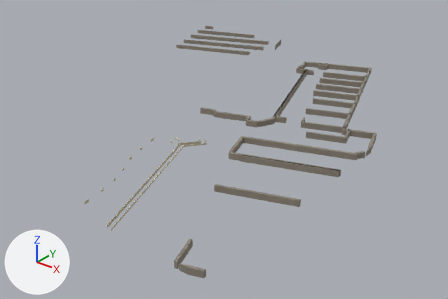
A saved change to the glTF model gibraltar/data/build/tiles/T_W2_N1/walls.glb.
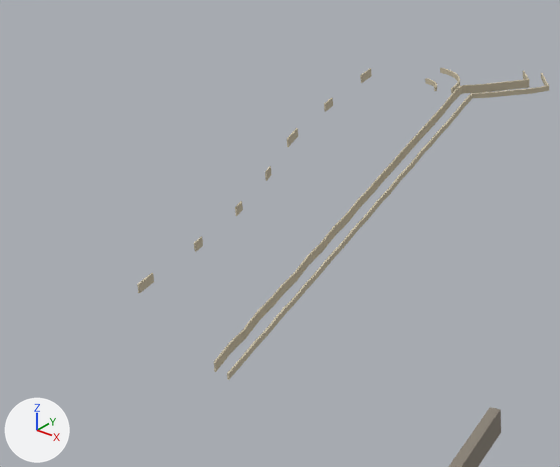
Old and new are each drawn whole from a 50 mm camera at (723.0, -253.0, 257.0) aimed at (325.0, 244.0, -51.0) and again close up on the part from 10% to 47% of the width and 39% to 86% of the height. Arrows for +X, +Y and +Z are at lower left; the lights stay in place. The older version's two pictures come first. Vertices at exactly the same position are counted once.

Names of what the first close-up shows: 'T_W2_N1_walls'.
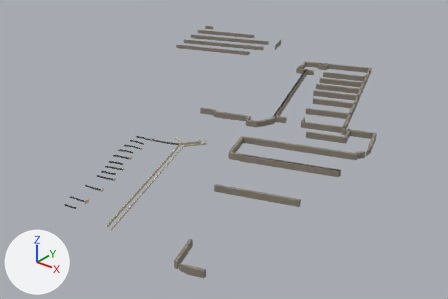
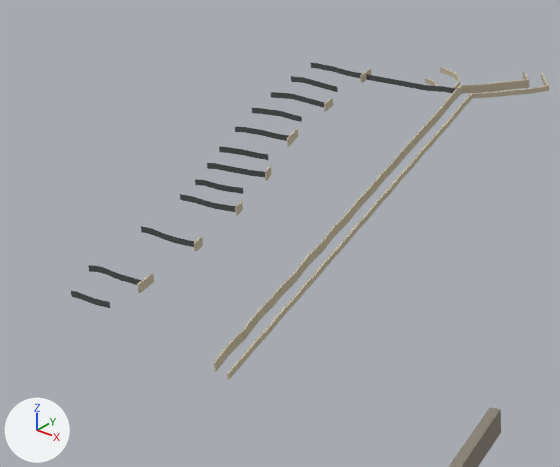
Location of each change, (x1, y1, x2, y2) in pixels of the close-ups (560 x 467 px):
'T_W2_N1_walls', reshaped: before (137, 68, 549, 467); after (71, 63, 549, 467)
part 1 of me_t_w2_n1_walls, added: after (271, 92, 325, 107)
part 2 of me_t_w2_n1_walls, added: after (291, 76, 338, 92)
part 3 of me_t_w2_n1_walls, added: after (235, 127, 289, 141)
part 4 of me_t_w2_n1_walls, added: after (252, 108, 302, 122)
part 5 of me_t_w2_n1_walls, added: after (180, 194, 236, 212)
part 6 of me_t_w2_n1_walls, added: after (219, 147, 269, 160)
part 7 of me_t_w2_n1_walls, added: after (195, 179, 243, 194)
part 8 of me_t_w2_n1_walls, added: after (71, 291, 110, 308)
part 9 of me_t_w2_n1_walls, added: after (88, 163, 272, 291)
part 10 of me_t_w2_n1_walls, added: after (311, 63, 461, 98)

Diff of the bpy script that builds the scene:
```diff
--- a/gibraltar/data/build/tiles/T_W2_N1/walls.glb.py
+++ b/gibraltar/data/build/tiles/T_W2_N1/walls.glb.py
@@ me_t_w2_n1_walls @@
 # used by ob_t_w2_n1_walls; location = (0.0, 0.0, 0.0)
-me_t_w2_n1_walls.from_pydata(...)  # 5569 vertices, 8118 faces; spans x 85.0..500.0, y 0.0..500.0, z -4.0..4.0
+me_t_w2_n1_walls.from_pydata(...)  # 6170 vertices, 8914 faces; spans x 85.0..500.0, y 0.0..500.0, z -4.0..4.0
+# me_t_w2_n1_walls part 1: a new loose piece of 50 vertices spanning x 314.0..331.0, y 106.0..111.0, z 0.0..3.0, in mat_m_wall
+# me_t_w2_n1_walls part 2: a new loose piece of 46 vertices spanning x 311.0..326.0, y 116.0..121.0, z 0.0..3.0, in mat_m_wall
+# me_t_w2_n1_walls part 3: a new loose piece of 46 vertices spanning x 323.0..338.0, y 84.0..91.0, z 0.0..3.0, in mat_m_wall
+# me_t_w2_n1_walls part 4: a new loose piece of 44 vertices spanning x 317.0..332.0, y 96.0..101.0, z 1.0..3.0, in mat_m_wall
+# me_t_w2_n1_walls part 5: a new loose piece of 44 vertices spanning x 342.0..357.0, y 48.0..54.0, z 0.0..3.0, in mat_m_wall
+# me_t_w2_n1_walls part 6: a new loose piece of 38 vertices spanning x 329.0..341.0, y 73.0..79.0, z 0.0..3.0, in mat_m_wall
+# me_t_w2_n1_walls part 7: a new loose piece of 38 vertices spanning x 338.0..350.0, y 56.0..62.0, z 0.0..3.0, in mat_m_wall
+# me_t_w2_n1_walls part 8: a new loose piece of 32 vertices spanning x 359.0..369.0, y 0.0..3.0, z 1.0..3.0, in mat_m_wall
+# me_t_w2_n1_walls part 9: 133 vertices added at x 334.0..368.0, y 11.0..72.0, z 0.0..3.0
+# me_t_w2_n1_walls part 10: 130 vertices added at x 308.0..355.0, y 127.0..140.0, z 0.0..3.0
 me_t_w2_n1_walls.materials.append(mat_m_wall)
```
